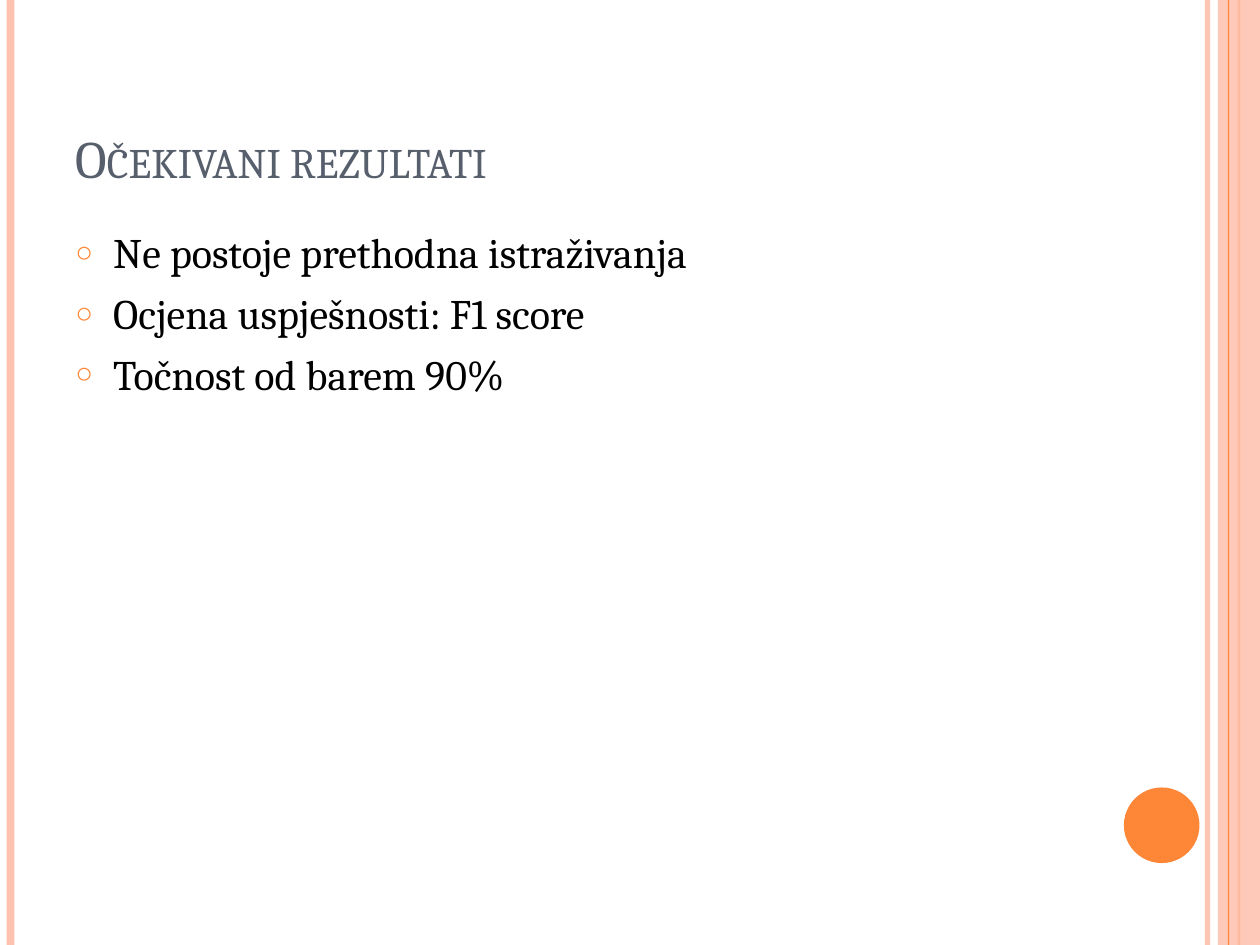
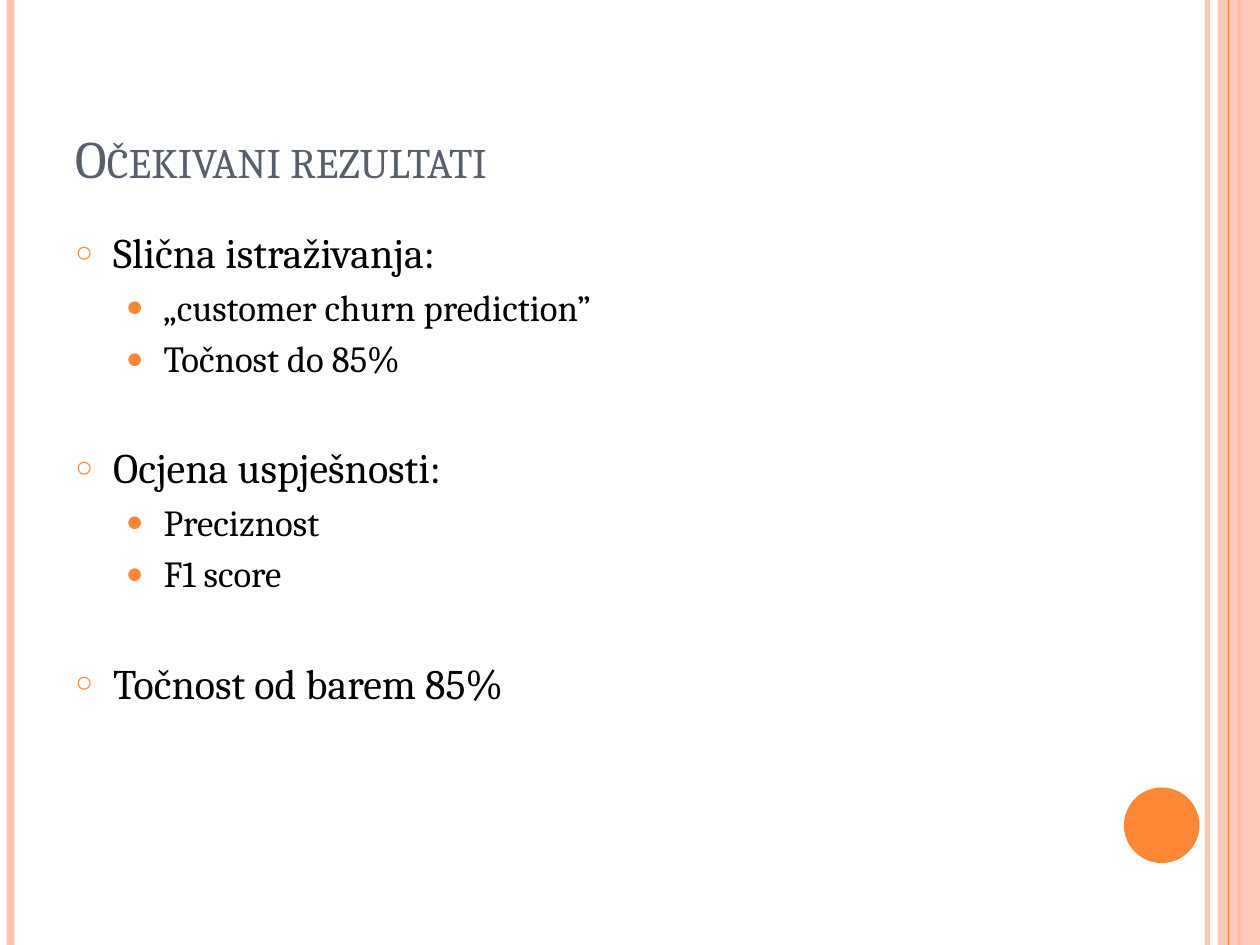
Before and after one commit to drajsel/Outliers, a slide deck: slide 4 of projektni_prijedlog.pptx. Drawn at 1260x945 pixels with LibreOffice and Linux fonts; fonts in the diff are those of the drawing. Boxes give left, top, right and bottom in pixels: in the first picture for what was removed or moved away, otherwise in the second. Text is boxed around its words. In the diff, an @@ line names an element or a change of style, - is before the commit and + after.

```diff
--- a/projektni_prijedlog.pptx
+++ b/projektni_prijedlog.pptx
@@ text at bbox=[113, 238, 591, 701]: text changed @@
-○ Ne postoje prethodna istraživanja
-○ Ocjena uspješnosti: F1 score
-○ Točnost od barem 90%
+○ Slična istraživanja:
+  ● „customer churn prediction”
+  ● Točnost do 85%
+○ Ocjena uspješnosti:
+  ● Preciznost
+  ● F1 score
+○ Točnost od barem 85%
```
Also in this commit, not shown: 1 other slide changed.
